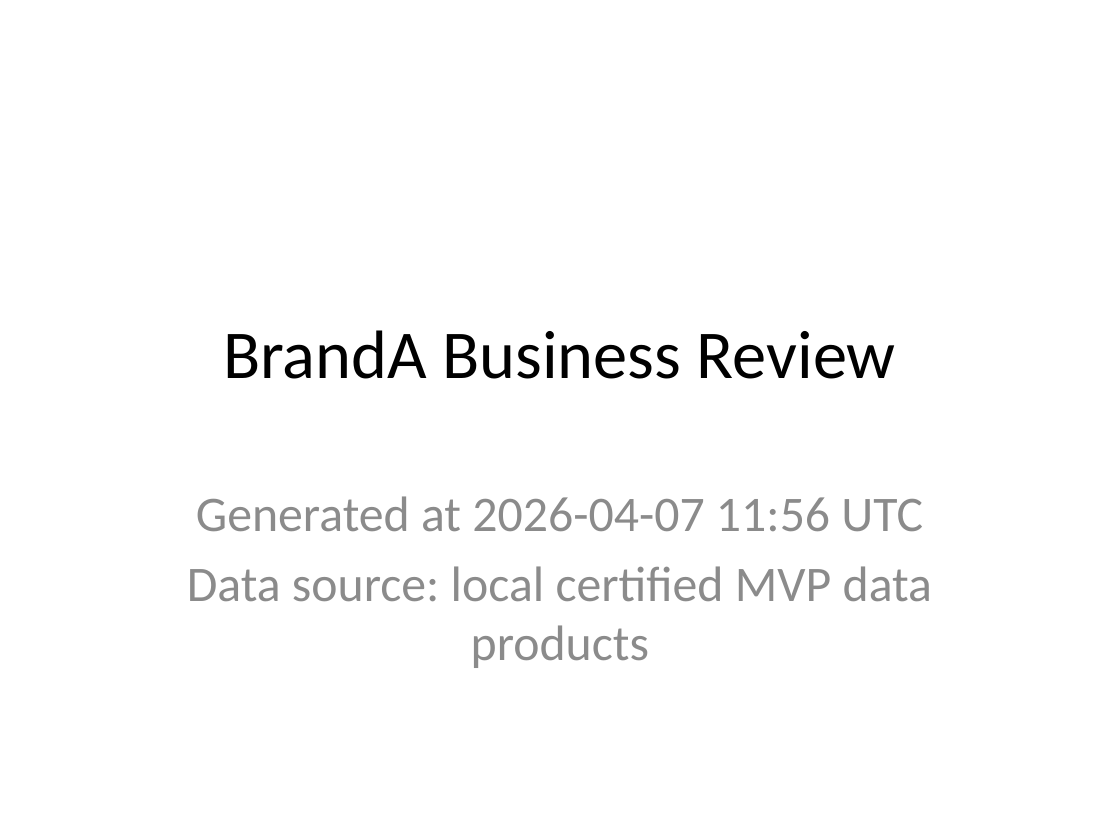
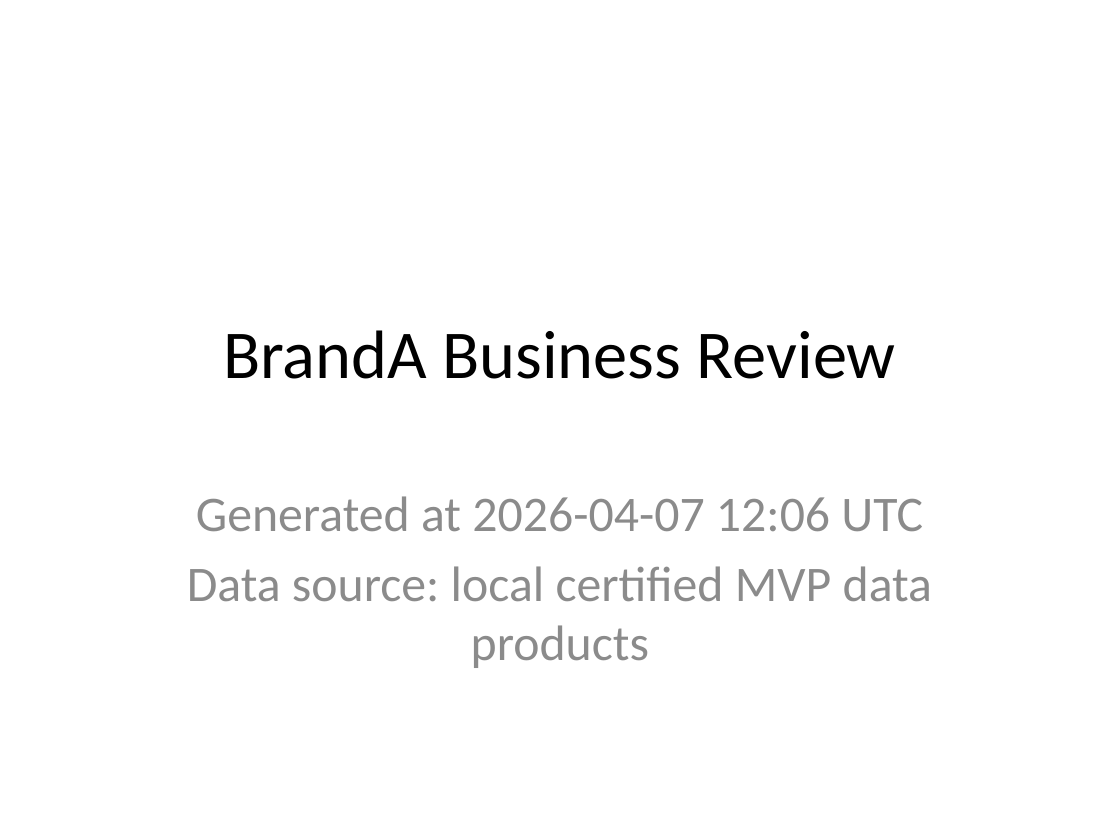
Before and after one commit to friedrich1988/assessmentUMID, a slide deck: slide 1 of output/BrandA_business_review.pptx. Drawn at 1120x840 pixels with LibreOffice and Linux fonts; fonts in the diff are those of the drawing. Boxes give left, top, right and bottom in pixels: in the first picture for what was removed or moved away, otherwise in the second. Text is boxed around its words. In the diff, an @@ line names an element or a change of style, - is before the commit and + after.

```diff
--- a/output/BrandA_business_review.pptx
+++ b/output/BrandA_business_review.pptx
@@ subtitle at <box>196,496,923,531</box>: text changed @@
-Generated at 2026-04-07 11:56 UTC
+Generated at 2026-04-07 12:06 UTC
```
Also in this commit, not shown: 3 other files.
